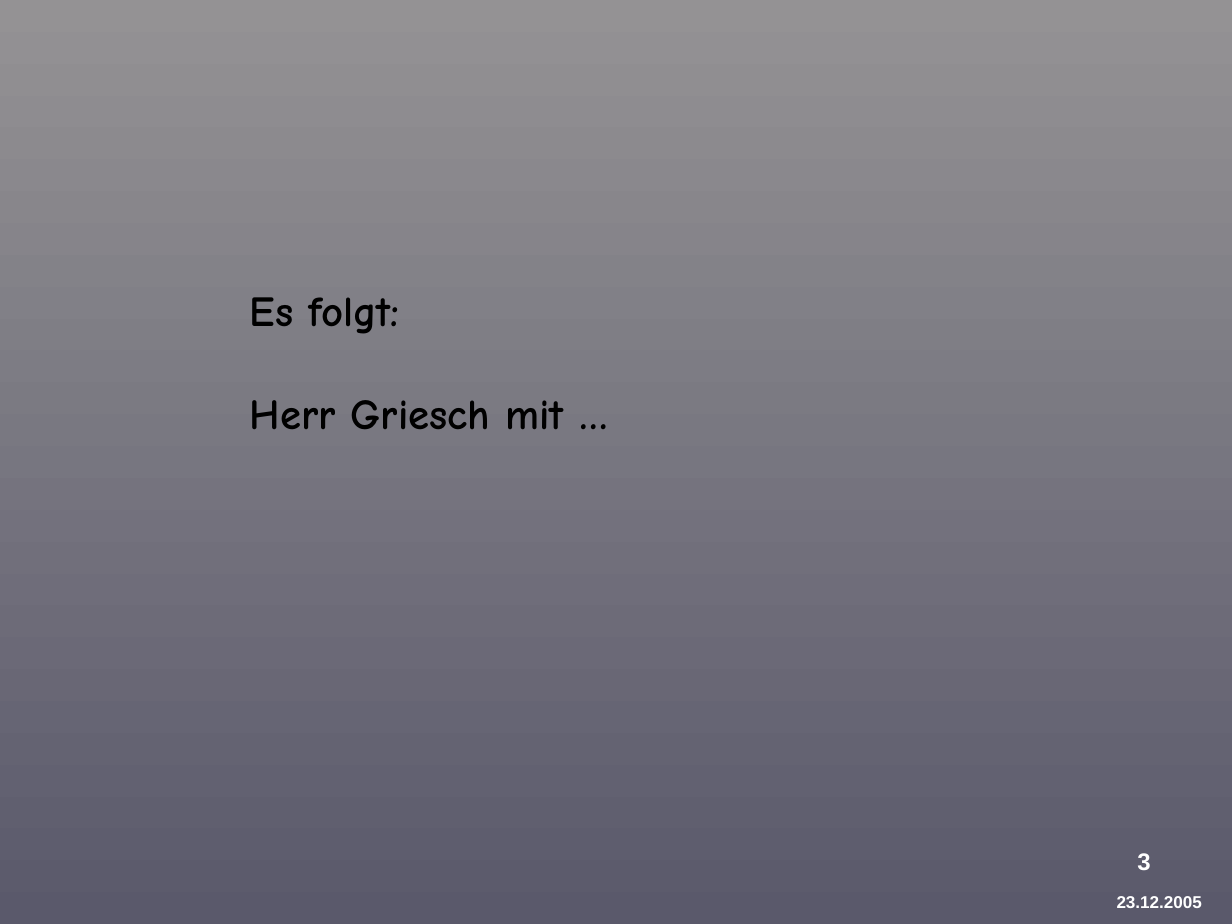
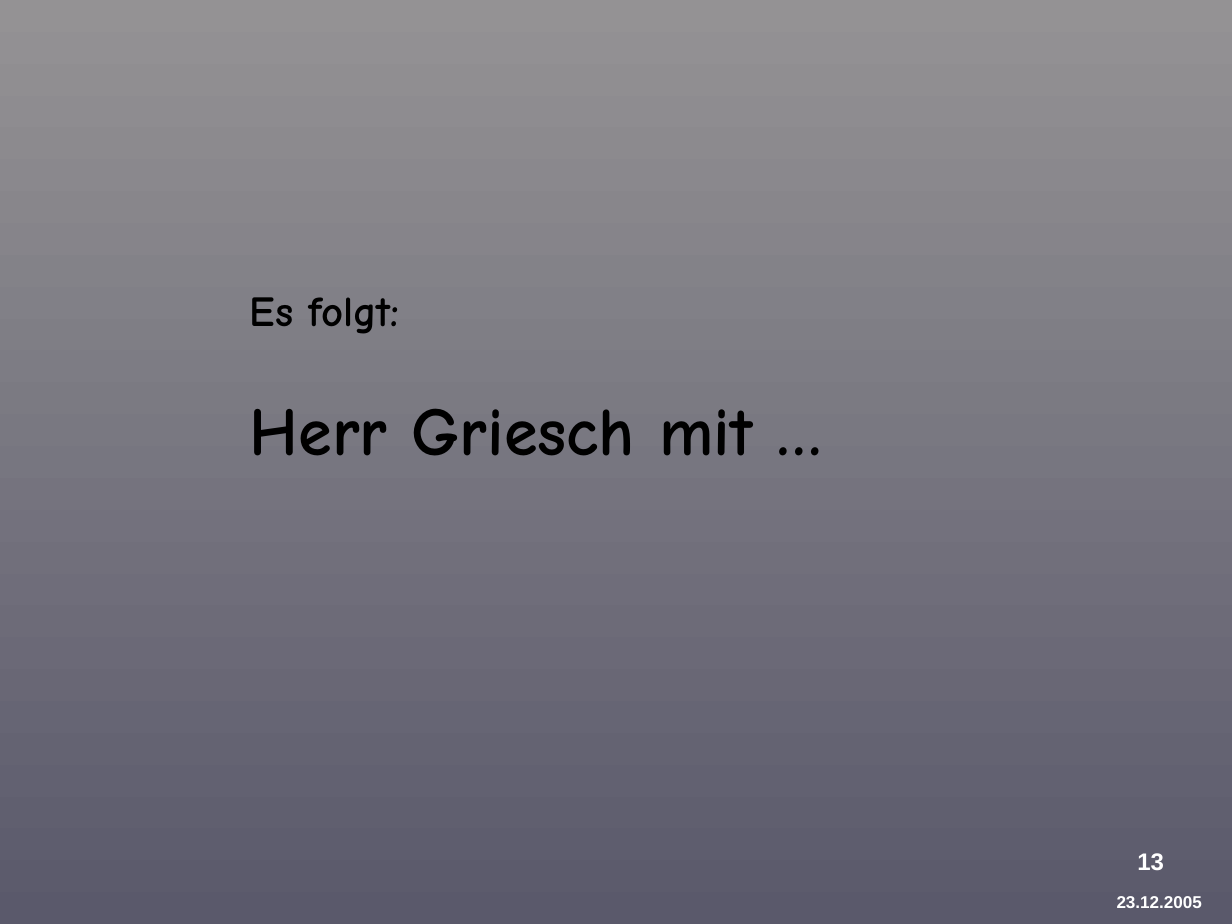
Before and after one commit to BackupTheBerlios/provirent-svn, a slide deck: slide 13 of docu/präsentation/Provirent-Vortrag-1-Schneider.ppt (slide 3 before the commit). Drawn at 1232x924 pixels with LibreOffice and Linux fonts; fonts in the diff are those of the drawing; background and template pictures are left out. Boxes give left, top, right and bottom in pixels: in the first picture for what was removed or moved away, otherwise in the second. Text is boxed around its words. In the diff, an @@ line names an element or a change of style, - is before the commit and + after.

```diff
--- a/docu/präsentation/Provirent-Vortrag-1-Schneider.ppt
+++ b/docu/präsentation/Provirent-Vortrag-1-Schneider.ppt
@@ text at (250,409,752,456): size 25 to 40 pt in "Herr Griesch mit …" @@
@@ page number at (1137,853,1164,870): text changed @@
-3
+13
```
Also in this commit, not shown: 11 slides added, 1 slide removed, 2 other files.
